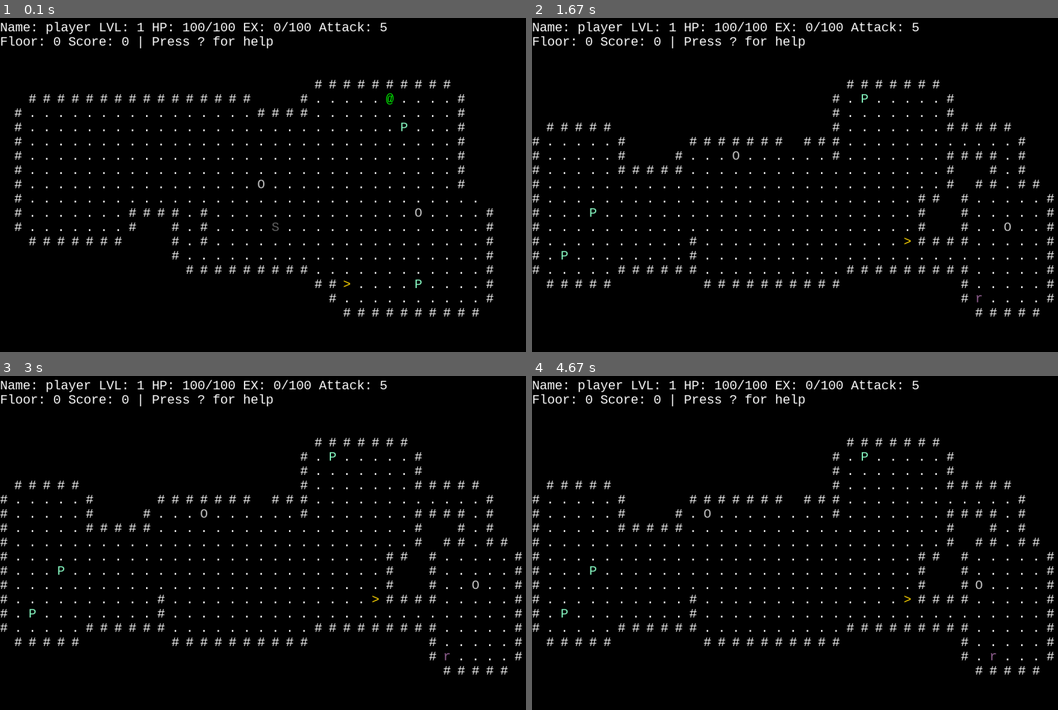
Above: before the commit, frames 1-4 (two rows, left to right).
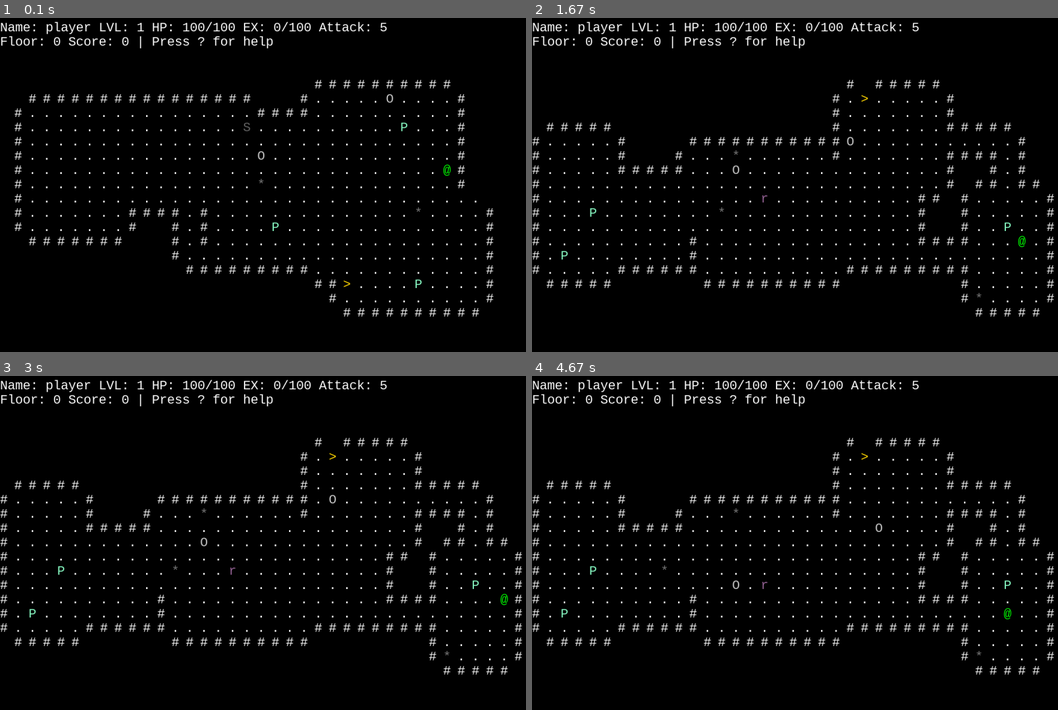
Above: after the commit, the same moments.

Repository: pyrotek45/pygame-roguehack
Game: pygame game, started from game.py
Two runs of this game, one before a commit and one after it. Both use one fixed random seed, a clock stepped at 60 frames per second and the inputs below.
Inputs:
- Up to frame 1 (0.1 s): no input
- Up to frame 2 (1.67 s): hold Right 0.33-0.8 s; hold H 0.83-1.13 s; hold Up 0.83-1.13 s; hold . 1.17-1.47 s; hold Up 1.17-1.47 s; hold R from 1.5 s (still down); hold Up from 1.5 s (still down); tap / at 1.65 s
- Up to frame 3 (3 s): release R at 1.8 s; release Up at 1.8 s; hold Up 1.83-2.13 s; hold Right 2.17-2.63 s; tap , at 2.67 s
- Up to frame 4 (4.67 s): hold Left 3-3.53 s; hold Down 3.57-3.87 s; hold Left 3.9-4.3 s; tap / at 4.05 s; hold Up from 4.33 s (still down)

The runs differ from the first frame. In frame 1, 0.2% of the frame differs, in the area x 46-86%, y 22-64%; in frame 2, 0.2%; in frame 3, 0.2%; in frame 4, 0.3%, in the area x 24-92%, y 18-86%.

Commit message:
added overly done component system/system system and arrow trap

Diff:
--- a/entities.py
+++ b/entities.py
@@ -105,16 +105,8 @@
         if random.random() < 0.5:
             # chase
             player = floor.world.player
-            x = (
-                0
-                if player.x == self.owner.x
-                else (1 if player.x > self.owner.x else -1)
-            )
-            y = (
-                0
-                if player.y == self.owner.y
-                else (1 if player.y > self.owner.y else -1)
-            )
+            x = ( 0 if player.x == self.owner.x else (1 if player.x > self.owner.x else -1) )
+            y = ( 0 if player.y == self.owner.y else (1 if player.y > self.owner.y else -1) )
             floor.move_entity(self.owner, x, y)
         else:
             # wonder
--- a/floor.py
+++ b/floor.py
@@ -1,7 +1,15 @@
 import random
 
 
-class Item:
+class System:
+    def __init__(self):
+        pass
+
+    def run(self, floor):
+        pass
+
+
+class Potion:
     def __init__(self, x, y, name, symbol, color):
         self.x = x
         self.y = y
@@ -10,13 +18,7 @@
         self.color = color
         self.used = False
 
-    def use(self, entity, world):
-        pass
-
-
-# gets used as soon as stepped on
-class Potion(Item):
-    def use(self, entity, world):
+    def activate(self, entity, world):
         entity.health += 20
         if entity.health > entity.max_health:
             entity.health = entity.max_health
@@ -25,37 +27,84 @@
         world.log_message(f"{entity.name} gained 20 health from potion")
 
 
-class System:
-    def __init__(self):
-        pass
-
-    def run(self, floor):
-        pass
+class PostionSystem(System):
+    def run(self, floor):
+        for i in floor.components["potion"]:
+            for entity in floor.components["entities"]:
+                if not i.used and i.x == entity.x and i.y == entity.y:
+                    i.activate(entity, floor.world)
+
 
 
 class EntitySystem(System):
     def run(self, floor):
-        for e in list(floor.components["entities"]):
+        for e in floor.components["entities"]:
             if e.ai and not e.dead:
                 e.ai.take_turn(floor)
 
-        floor.components["entities"] = [
-            e for e in floor.components["entities"] if not e.dead
-        ]
+        floor.components["entities"] = [ e for e in floor.components["entities"] if not e.dead and e.health > 0 ]
+
+
+class ArrowTrap:
+    def __init__(self, symbol, x, y, color, lifetime):
+        self.symbol = symbol
+        self.x = x
+        self.y = y
+        self.visable = True
+        self.color = color
+        self.lifetime = lifetime
+        self.direction = random.choice(["up","down","left","right"])
+
+    def tick(self):
+        self.lifetime -= 1
+
+
+class ArrowTrapSystem(System):
+    def run(self, floor):
+
+        for e in floor.components["arrowtrap"]:
+            match e.direction:
+                case "down":
+                    floor.move_tile(e, 0, 1)
+                case "up":
+                    floor.move_tile(e, 0, -1)
+                case "right":
+                    floor.move_tile(e, 1, 0)
+                case "left":
+                    floor.move_tile(e, -1, 0)
+
+            e.tick()
+
+        arrow_tiles = [(tile.x, tile.y) for tile in floor.components["arrowtrap"]]
+        for e in floor.components["entities"]:
+            if not e.dead:
+                if (e.x, e.y) in arrow_tiles:
+                    e.health -= 10
+                    floor.world.log_message( f"{e.name} got hit by an arrow for {10} damage!" )
+
+        for e in floor.components["potion"]:
+            if not e.used:
+                if (e.x, e.y) in arrow_tiles:
+                    e.used =  True
+
+        floor.components["arrowtrap"] = [ e for e in floor.components["arrowtrap"] if e.lifetime > 0 ]
 
 
 class Floor:
     def __init__(self, world, grid_w, grid_h):
         self.grid = self.create_floor(grid_w, grid_h)
+
         self.world = world
-
-        self.components = {"entities": [], "items": []}
-
-        self.systems = [EntitySystem()]
+        self.components = {"entities": []}
+
+        self.systems = [EntitySystem(), ArrowTrapSystem(), PostionSystem()]
 
         # add some potions to the floor
         for _ in range(3):
-            self.add_component("items", Potion(0, 0, "Potion", "P", (140, 255, 200)))
+            self.add_component("potion", Potion(0, 0, "Potion", "P", (140, 255, 200)))
+
+        for _ in range(3):
+            self.add_component("arrowtrap", ArrowTrap("*", 0, 0, (123,123,123), 30))
 
     def create_floor(self, grid_w, grid_h):
         grid = [["#" for _ in range(grid_w)] for _ in range(grid_h)]
@@ -96,9 +145,9 @@
                     grid[y2][x] = "."
 
         ## add stairs < and >
-        stair_up_x, stair_up_y = find_valid_spawn(grid)
+        stair_up_x, stair_up_y = self.find_valid_spawn(grid)
         grid[stair_up_y][stair_up_x] = "<"
-        stair_down_x, stair_down_y = find_valid_spawn(grid)
+        stair_down_x, stair_down_y = self.find_valid_spawn(grid)
         grid[stair_down_y][stair_down_x] = ">"
 
         return grid
@@ -106,6 +155,18 @@
     def is_movable(self, x, y):
         return self.grid[y][x] != "#"
 
+    def move_tile(self, entity, x, y):
+        # check for walls and other stuff here
+        new_x = entity.x + x
+        new_y = entity.y + y
+
+        if not self.is_movable(new_x, new_y):
+            return
+
+        entity.x = new_x
+        entity.y = new_y
+
+    # kinda want this to be a system, but not sure how yet...
     def move_entity(self, entity, x, y):
         # check for walls and other stuff here
         new_x = entity.x + x
@@ -118,32 +179,22 @@
             if e is not entity and e.x == new_x and e.y == new_y:
                 # attack seq (entity then other: e)
                 e.health -= entity.attack
-                self.world.log_message(
-                    f"{entity.name} attacks {e.name} for {entity.attack}!"
-                )
+                self.world.log_message( f"{entity.name} attacks {e.name} for {entity.attack}!" )
                 if e.health <= 0:
                     self.world.log_message(f"{e.name} dies!")
                     e.dead = True
                     entity.experience += e.ex_gain
-                    self.world.log_message(
-                        f"{entity.name} gains {e.ex_gain} experience!"
-                    )
+                    self.world.log_message( f"{entity.name} gains {e.ex_gain} experience!" )
                     entity.score += e.ex_gain
                     if entity.experience >= entity.experience_to_level:
                         entity.level_up()
-                        self.world.log_message(
-                            f"{entity.name} levels up to level {entity.level}!"
-                        )
+                        self.world.log_message( f"{entity.name} levels up to level {entity.level}!" )
                         entity.score += 50
                     if entity.health <= 0:
                         self.world.log_message(f"{entity.name} dies!")
                         entity.dead = True
                 return
 
-        for i in self.components["items"]:
-            if not i.used and i.x == new_x and i.y == new_y:
-                i.use(entity, self.world)
-
         entity.x = new_x
         entity.y = new_y
 
@@ -151,45 +202,55 @@
         for system in self.systems:
             system.run(self)
 
+
     def add_system(self, system):
         self.systems.append(system)
 
+
     def add_component(self, component, value=None):
+        has_visual_tag = hasattr(value, "dead") or hasattr(value, "used") or hasattr(value, "visable")
+        assert has_visual_tag, "component doesnt have a visual tag"
         if component in self.components:
             if value:
                 if hasattr(value, "x") and hasattr(value, "y"):
-                    x, y = find_valid_spawn(self.grid)
+                    x, y = self.find_valid_spawn(self.grid)
                     value.x = x
                     value.y = y
                     self.components[component].append(value)
                 else:
                     self.components[component].append(value)
-
         else:
-            self.components[component] = []
-
-
-def find_valid_spawn(grid):
-    height = len(grid)
-    width = len(grid[0])
-    while True:
-        x = random.randint(0, width - 1)
-        y = random.randint(0, height - 1)
-        if grid[y][x] == ".":
-            return (x, y)
-
-
-def find_up_stairs(grid):
-    for y in range(len(grid)):
-        for x in range(len(grid[y])):
-            if grid[y][x] == "<":
+            if value:
+                if hasattr(value, "x") and hasattr(value, "y"):
+                    x, y = self.find_valid_spawn(self.grid)
+                    value.x = x
+                    value.y = y
+                    self.components[component] = [value]
+                else:
+                    self.components[component] = [value]
+
+
+    def find_valid_spawn(self, grid):
+        height = len(grid)
+        width = len(grid[0])
+        while True:
+            x = random.randint(0, width - 1)
+            y = random.randint(0, height - 1)
+            if grid[y][x] == ".":
                 return (x, y)
-    return None
-
-
-def find_down_stairs(grid):
-    for y in range(len(grid)):
-        for x in range(len(grid[y])):
-            if grid[y][x] == ">":
-                return (x, y)
-    return None
+
+
+    def find_up_stairs(self, grid):
+        for y in range(len(grid)):
+            for x in range(len(grid[y])):
+                if grid[y][x] == "<":
+                    return (x, y)
+        return None
+
+
+    def find_down_stairs(self, grid):
+        for y in range(len(grid)):
+            for x in range(len(grid[y])):
+                if grid[y][x] == ">":
+                    return (x, y)
+        return None
--- a/game.py
+++ b/game.py
@@ -4,7 +4,7 @@
 
 from enum import Enum, auto
 from entities import Entity, create_random_mob
-from floor import Floor, find_down_stairs, find_up_stairs, find_valid_spawn
+from floor import Floor
 
 pygame.init()
 
@@ -15,12 +15,7 @@
 TOP_BAR_SIZE = 2
 
 font = pygame.font.SysFont("Consolas", FONTSIZE)
-screen = pygame.display.set_mode(
-    (
-        GRID_W * FONTSIZE,
-        GRID_H * FONTSIZE + (LOG_SIZE * FONTSIZE) + (TOP_BAR_SIZE * FONTSIZE),
-    )
-)
+screen = pygame.display.set_mode( ( GRID_W * FONTSIZE, GRID_H * FONTSIZE + (LOG_SIZE * FONTSIZE) + (TOP_BAR_SIZE * FONTSIZE)) )
 clock = pygame.time.Clock()
 
 
@@ -54,7 +49,7 @@
         self.add_mobs(3)
 
         self.log = []
-        self.map.add_component("entitites", self.player)
+        self.map.add_component("entities", self.player)
 
     def add_mobs(self, num):
         for _ in range(num):
@@ -71,7 +66,7 @@
             # fill with mobs
             for _ in range(random.randint(1, self.current_floor + 4)):
                 mob = create_random_mob()
-                x, y = find_valid_spawn(new_floor.grid)
+                x, y = new_floor.find_valid_spawn(new_floor.grid)
                 mob.x = x
                 mob.y = y
 
@@ -92,11 +87,11 @@
             self.floors.append(new_floor)
 
         self.current_floor += 1
-        self.player.x, self.player.y = find_up_stairs(self.map.grid)
+        self.player.x, self.player.y = self.map.find_up_stairs(self.map.grid)
 
     def go_up_stairs(self):
         self.current_floor -= 1
-        self.player.x, self.player.y = find_down_stairs(self.map.grid)
+        self.player.x, self.player.y = self.map.find_down_stairs(self.map.grid)
 
     # log can only show 8, so perhaps list needs to erase non visable ones, otherwise
     # list could grow and waste memory. unless there is a log history feature at some point?
@@ -112,20 +107,31 @@
 
     def draw_overworld(self):
         color = (255, 255, 255)
-        # stores entity's location to get drawn
-        entity_map = {}
-        for entity in self.map.components["entities"]:
-            pos = (entity.y, entity.x)
-            symbol = (entity.symbol, entity.color)
-            entity_map[pos] = symbol
-
-        # stores entity's location to get drawn
-        item_map = {}
-        for item in self.map.components["items"]:
-            if not item.used:
-                pos = (item.y, item.x)
-                symbol = (item.symbol, item.color)
-                item_map[pos] = symbol
+
+        map_overlay = {}
+        for overlay in self.map.components.values():
+            for obj in overlay:
+                # this kind of sucks. all items need some sort of visablity
+                # attribute but whatever ig. when adding something to the
+                # components use one of these attributes.
+                if hasattr(obj, "dead") and not obj.dead:
+                    pos = (obj.y, obj.x)
+                    symbol = (obj.symbol, obj.color)
+                    if pos not in map_overlay:
+                        map_overlay[pos] = symbol
+                    continue
+                elif hasattr(obj, "used") and not obj.used:
+                    pos = (obj.y, obj.x)
+                    symbol = (obj.symbol, obj.color)
+                    if pos not in map_overlay:
+                        map_overlay[pos] = symbol
+                    continue
+                elif hasattr(obj, "visable") and obj.visable:
+                    pos = (obj.y, obj.x)
+                    symbol = (obj.symbol, obj.color)
+                    if pos not in map_overlay:
+                        map_overlay[pos] = symbol
+                    continue
 
         height = len(self.map.grid)
         width = len(self.map.grid[0])
@@ -141,42 +147,20 @@
             return False
 
         top_bar_size_offset = (TOP_BAR_SIZE + 1) * FONTSIZE
-
-        text = font.render(
-            f"Name: {self.player.name} LVL: {str(self.player.level)} HP: {str(self.player.health)}/{str(self.player.max_health)} EX: {str(self.player.experience)}/{str(self.player.experience_to_level)} Attack: {str(self.player.attack)}",
-            True,
-            color,
-        )
+        text = font.render( f"Name: {self.player.name} LVL: {str(self.player.level)} HP: {str(self.player.health)}/{str(self.player.max_health)} EX: {str(self.player.experience)}/{str(self.player.experience_to_level)} Attack: {str(self.player.attack)}", True, color, )
         screen.blit(text, (0, FONTSIZE))
-        text = font.render(
-            f"Floor: {self.current_floor} Score: {str(self.player.score)} | Press ? for help",
-            True,
-            color,
-        )
+        text = font.render( f"Floor: {self.current_floor} Score: {str(self.player.score)} | Press ? for help", True, color, )
         screen.blit(text, (0, FONTSIZE * 2))
 
         for y, row in enumerate(self.map.grid):
             for x, ch in enumerate(row):
-                if (y, x) in entity_map:
-                    if entity_map[(y, x)][1] == "@":
+                if (y, x) in map_overlay:
+                    if map_overlay[(y, x)][1] == "@":
                         text = font.render("@", True, (0, 255, 0))
-                        screen.blit(
-                            text, (x * FONTSIZE, y * FONTSIZE + top_bar_size_offset)
-                        )
+                        screen.blit( text, (x * FONTSIZE, y * FONTSIZE + top_bar_size_offset) )
                     else:
-                        text = font.render(
-                            str(entity_map[(y, x)][0]), True, entity_map[(y, x)][1]
-                        )
-                        screen.blit(
-                            text, (x * FONTSIZE, y * FONTSIZE + top_bar_size_offset)
-                        )
-                elif (y, x) in item_map:
-                    text = font.render(
-                        str(item_map[(y, x)][0]), True, item_map[(y, x)][1]
-                    )
-                    screen.blit(
-                        text, (x * FONTSIZE, y * FONTSIZE + top_bar_size_offset)
-                    )
+                        text = font.render( str(map_overlay[(y, x)][0]), True, map_overlay[(y, x)][1] )
+                        screen.blit( text, (x * FONTSIZE, y * FONTSIZE + top_bar_size_offset) )
                 else:
                     if ch == "#":
                         if wall_visible(y, x):
@@ -192,9 +176,7 @@
                         text = font.render(">", True, (255, 215, 0))
                     else:
                         text = font.render(ch, True, color)
-                    screen.blit(
-                        text, (x * FONTSIZE, y * FONTSIZE + top_bar_size_offset)
-                    )
+                    screen.blit( text, (x * FONTSIZE, y * FONTSIZE + top_bar_size_offset) )
 
         # draw log
         log_start_y = GRID_H * FONTSIZE
@@ -205,19 +187,10 @@
     def draw_gameover(self):
         # print dead screen
         text = font.render("You died!", True, (255, 0, 0))
-        screen.blit(
-            text,
-            (GRID_W * FONTSIZE // 2 - text.get_width() // 2, GRID_H * FONTSIZE // 2),
-        )
+        screen.blit( text, (GRID_W * FONTSIZE // 2 - text.get_width() // 2, GRID_H * FONTSIZE // 2), )
         # show restart option
         text = font.render("Press R to restart", True, (255, 255, 255))
-        screen.blit(
-            text,
-            (
-                GRID_W * FONTSIZE // 2 - text.get_width() // 2,
-                GRID_H * FONTSIZE // 2 + FONTSIZE,
-            ),
-        )
+        screen.blit( text, ( GRID_W * FONTSIZE // 2 - text.get_width() // 2, GRID_H * FONTSIZE // 2 + FONTSIZE, ), )
 
     def draw_help(self):
         help_lines = [
@@ -269,16 +242,16 @@
                     case pygame.K_PERIOD:
                         if self.map.grid[self.player.y][self.player.x] == ">":
                             self.go_down_stairs()
+                        return
 
                     case pygame.K_COMMA:
-                        if (
-                            self.current_floor > 0
-                            and world.map.grid[self.player.y][self.player.x] == "<"
-                        ):
+                        if self.current_floor > 0 and world.map.grid[self.player.y][self.player.x] == "<" :
                             world.go_up_stairs()
+                        return
 
                     case pygame.K_r:
                         self.reset()
+                        return
 
                     case pygame.K_q:
                         pygame.quit()
@@ -289,9 +262,8 @@
                         return
 
                     case _:
-                        pass
-
-                # not every action should update the world
+                        return
+
                 self.update()
 
             case State.GAMEOVER:
